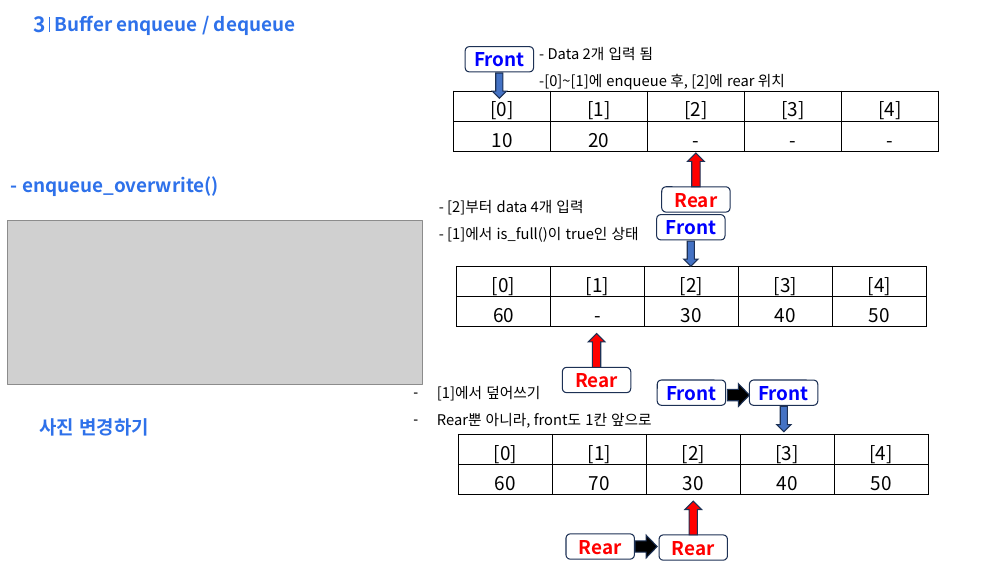
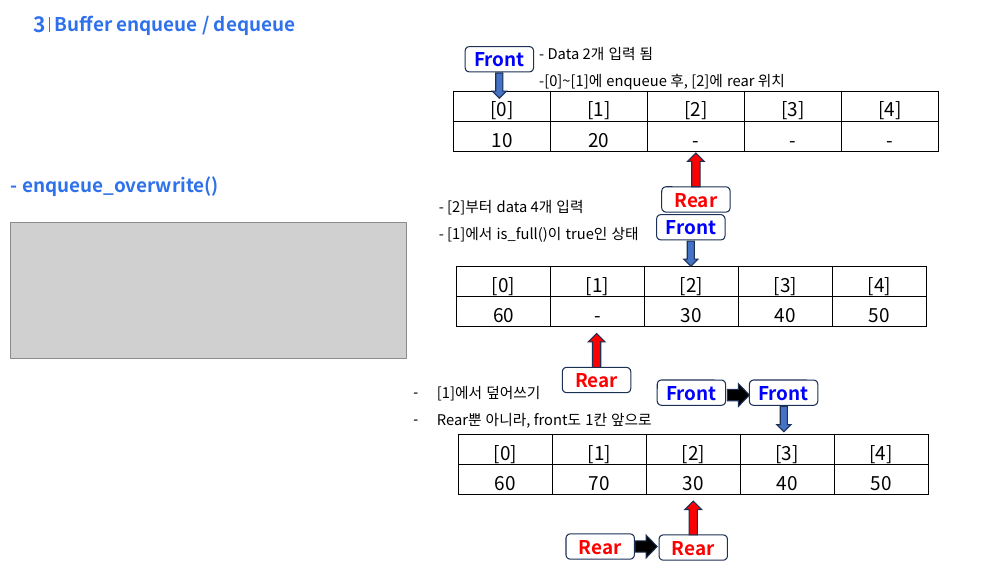
Before and after one commit to qfe051/L412_SelfTest_1_19, a slide deck: slide 4 of 21_c_study/example/ring_buf/ring_buffer.pptx. Drawn at 1008x567 pixels with LibreOffice and Linux fonts; fonts in the diff are those of the drawing; grey boxes stand for pictures; background and template pictures are left out. Boxes give left, top, right and bottom in pixels: in the first picture for what was removed or moved away, otherwise in the second. Text is boxed around its words. In the diff, an @@ line names an element or a change of style, - is before the commit and + after.

```diff
--- a/21_c_study/example/ring_buf/ring_buffer.pptx
+++ b/21_c_study/example/ring_buf/ring_buffer.pptx
@@ picture: place and size @@
-picture at [8,220,422,384]
+picture at [11,223,406,358]
@@ text removed at [39,418,149,436] @@
-사진 변경하기
```
Also in this commit, not shown: 6 other slides changed, 3 other files.
